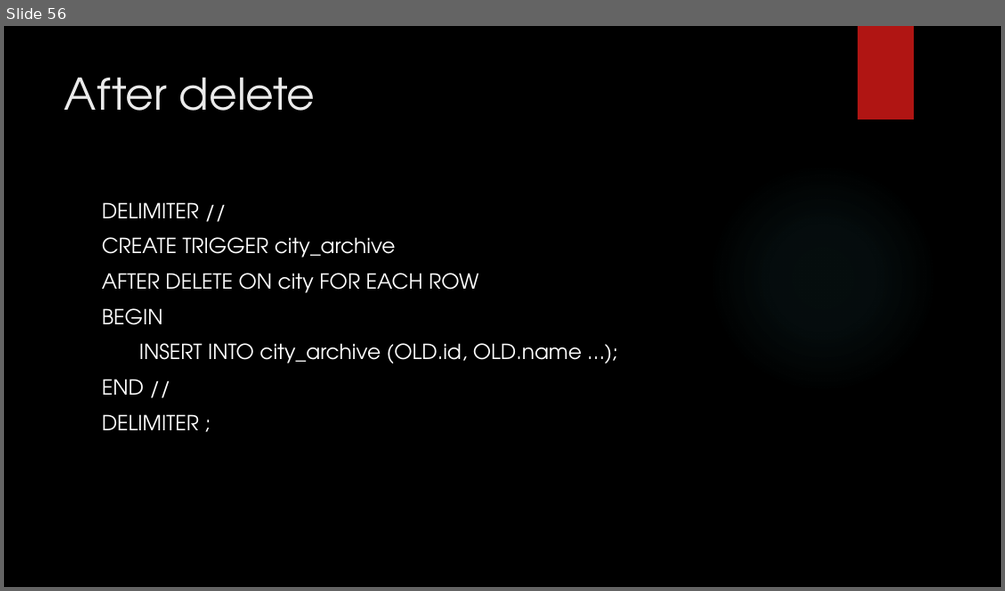
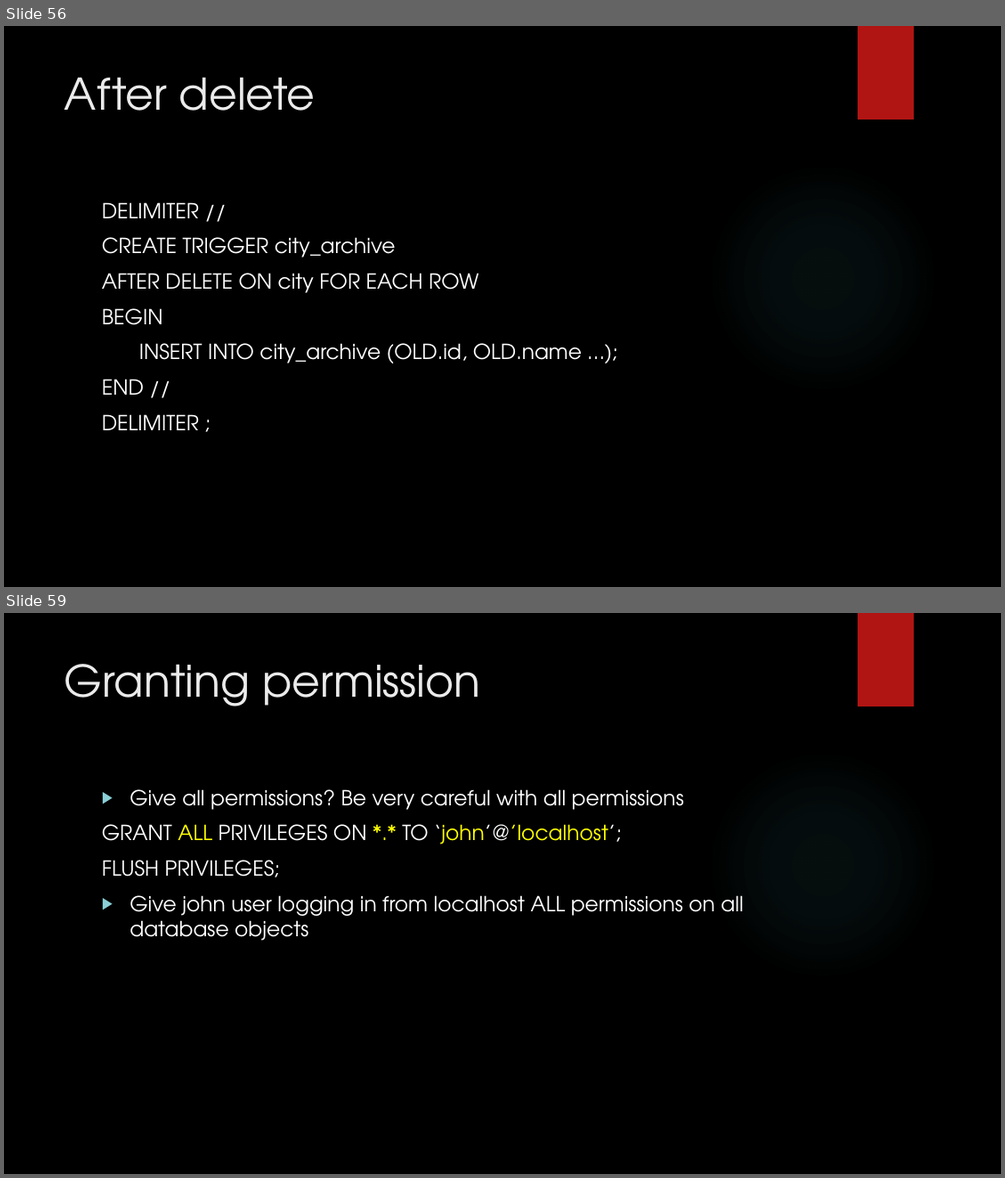
Before and after one commit to zedfoxus/database-bootcamp, a slide deck: Presentation/Database-Bootcamp-Presentation.pptx. Shown one above the other, each under a label of ours: slide 56 before the commit, slides 56 and 59 after it; the slides between them are not shown. The pictures are 1005x591 and 1005x1178 pixels, drawn with LibreOffice and Linux fonts; fonts in the diff are those of the drawing; background and template pictures are left out. Boxes give left, top, right and bottom in pixels: in the first picture for what was removed or moved away, otherwise in the second. Text is boxed around its words. In the diff, an @@ line names an element or a change of style, - is before the commit and + after.

```diff
--- a/Presentation/Database-Bootcamp-Presentation.pptx
+++ b/Presentation/Database-Bootcamp-Presentation.pptx
@@ slide 59 added at [4, 613, 1001, 1174], background picture (left out); not listed: 2 template elements that a slide beside it also shows @@
@@ title added at [65, 664, 481, 706], 42 pt, text #EBEBEB @@
+Granting permission
@@ text added at [102, 789, 743, 941], 20 pt, text #FFFFFF @@
+▶ Give all permissions? Be very careful with all permissions
+GRANT ALL PRIVILEGES ON *.* TO ‘john’@’localhost’;
+FLUSH PRIVILEGES;
+▶ Give john user logging in from localhost ALL permissions on all database objects
```
Also in this commit, not shown: 2 other slides added.
